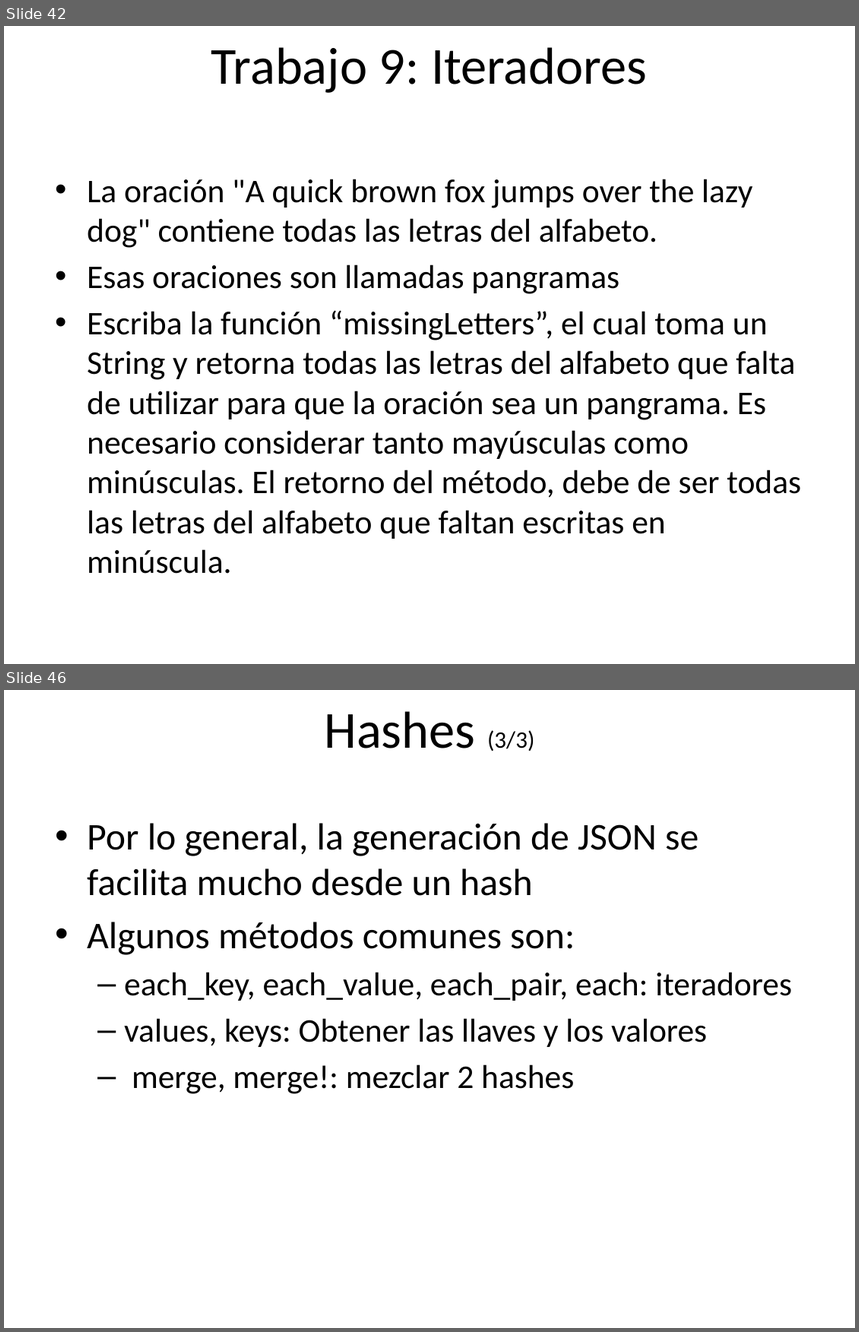
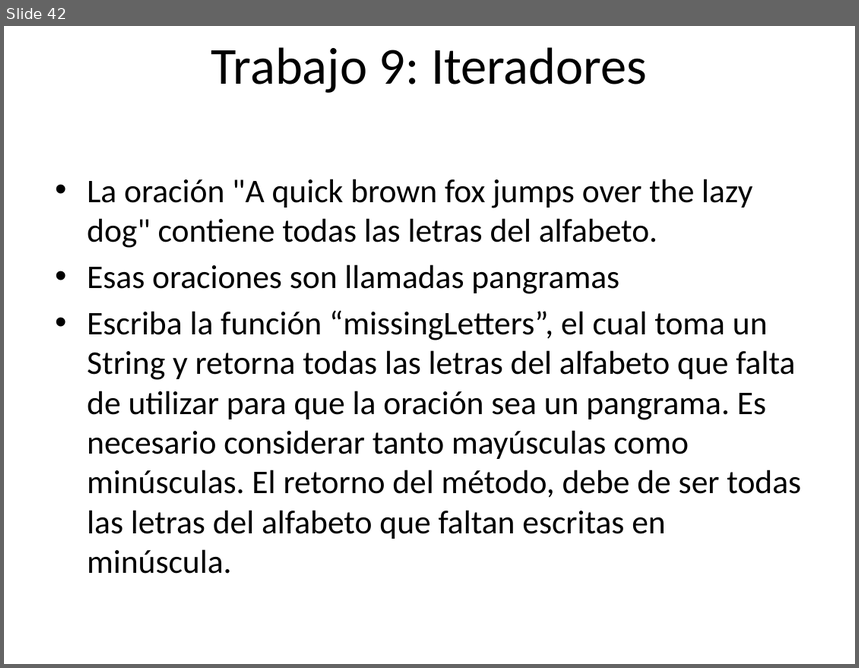
Before and after one commit to rarodriguez/curso_rails, a slide deck: presentaciones/Clase 1-Introduccion a Ruby.pptx. Shown one above the other, each under a label of ours: slides 42 and 46 before the commit, slide 42 after it; the slides between them are not shown. The pictures are 859x1332 and 859x668 pixels, drawn with LibreOffice and Linux fonts; fonts in the diff are those of the drawing; background and template pictures are left out. Boxes give left, top, right and bottom in pixels: in the first picture for what was removed or moved away, otherwise in the second. Text is boxed around its words. In the diff, an @@ line names an element or a change of style, - is before the commit and + after.

```diff
--- a/presentaciones/Clase 1-Introduccion a Ruby.pptx
+++ b/presentaciones/Clase 1-Introduccion a Ruby.pptx
@@ slide 46 removed at [4, 690, 855, 1328], background picture (left out) @@
@@ title removed at [324, 711, 534, 751] @@
-Hashes (3/3)
@@ text removed at [87, 823, 792, 1094] @@
-• Por lo general, la generación de JSON se facilita mucho desde un hash
-• Algunos métodos comunes son:
-  – each_key, each_value, each_pair, each: iteradores
-  – values, keys: Obtener las llaves y los valores
-  – merge, merge!: mezclar 2 hashes
```
Also in this commit, not shown: 1 slide changed, 26 other slides removed, 2 other files.
